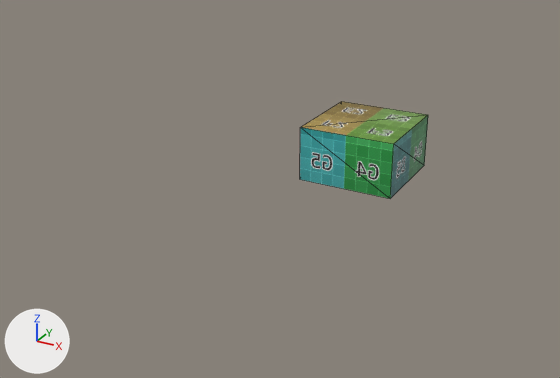
The glTF model Level Meshes/Body Demo/Body Demo.glb, before and after one commit.
Both versions are drawn from a camera (50 mm lens) standing at (40.6, -99.5, 44.0) and looking at (-13.5, -1.2, -5.1). Arrows for +X, +Y and +Z are at lower left; the lights stay in place. Mesh edges are drawn as thin lines. Objects named as collision shapes, trigger or cutter boxes, shadow casters or lower levels of detail are left out. Vertices at the same position are counted once.

Objects in the first picture: 'Visible Mesh'.
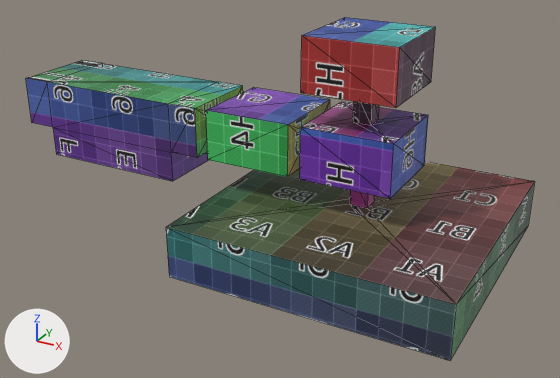
Commit message: Added to the Body Demo model

Boxes [x1, y1, x2, y2] around the edits, measured in the pictures (560 x 378 px):
'Visible Mesh', reshaped (295% wider, 247% taller)
    before: [300, 101, 428, 199]
    after: [26, 17, 534, 360]
part 1 of me_cube_001, built on
    before: [302, 101, 428, 144]
    after: [26, 17, 534, 360]
part 2 of me_cube_001, surface changed
    both: [300, 116, 428, 199]

What changed in the scene script:
```text
Change me_cube_001:
    used by ob_visible_mesh; location = (0.0, 0.0, 0.0)
    remove me_cube_001.from_pydata(...)  # 8 vertices, 12 faces; spans x -7.0..7.0, y -7.0..7.0, z 0.0..8.0
    add me_cube_001.from_pydata(...)  # 84 vertices, 164 faces; spans x -60.0..21.0, y -21.0..21.0, z -13.0..21.0
    me_cube_001 part 1
    6 faces are deleted
    42 vertices are added at x -60.0..21.0, y -21.0..21.0, z -13.0..13.0
    20 new vertices lie (0.0, 0.0, 8.0) away from vertices in x -60.0..21.0, y -21.0..21.0, z -13.0..13.0
    8 new vertices lie (0.0, 0.0, 4.0) away from vertices in x -25.0..-7.0, y -1.4..1.4, z 0.0
    6 new vertices lie (2.8, 0.0, 0.0) away from vertices in x -1.4, y -1.4..1.4, z 0.0..13.0
    158 new faces join them
    me_cube_001 part 2: 6 kept faces spanning x -7.0..7.0, y -7.0..7.0, z 0.0..8.0 get new texture (UV) coordinates
```
